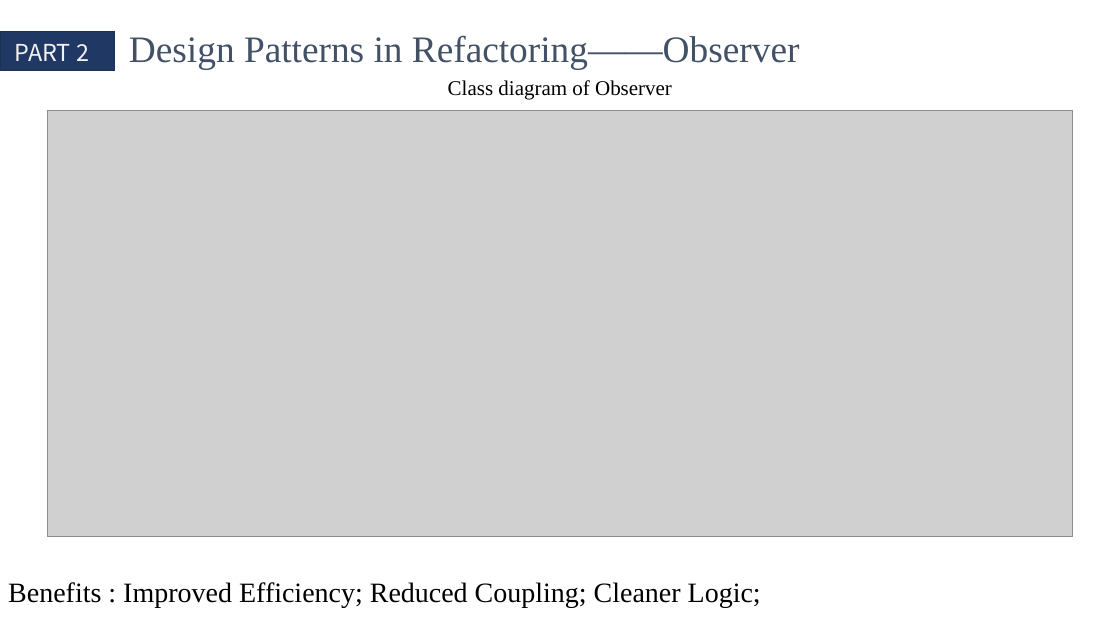
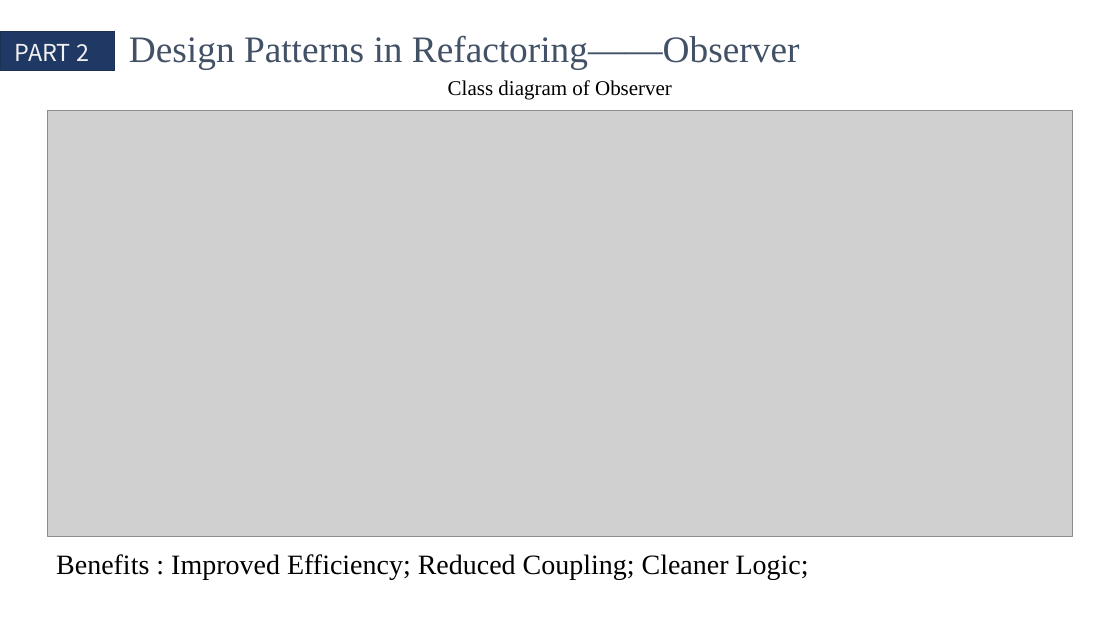
Before and after one commit to QinCheng0928/Cocos2d, a slide deck: slide 12 of 文档/DesignPattern.pptx (slide 11 before the commit). Drawn at 1120x630 pixels with LibreOffice and Linux fonts; fonts in the diff are those of the drawing; grey boxes stand for pictures. Boxes give left, top, right and bottom in pixels: in the first picture for what was removed or moved away, otherwise in the second. Text is boxed around its words. In the diff, an @@ line names an element or a change of style, - is before the commit and + after.

```diff
--- a/文档/DesignPattern.pptx
+++ b/文档/DesignPattern.pptx
@@ text "Benefits : Improved Efficiency; Reduced ..." moved from (x1=8, y1=582, x2=761, y2=608) to (x1=56, y1=554, x2=809, y2=579) @@
```
Also in this commit, not shown: 2 other slides changed, 1 slide added, 1 other file.
